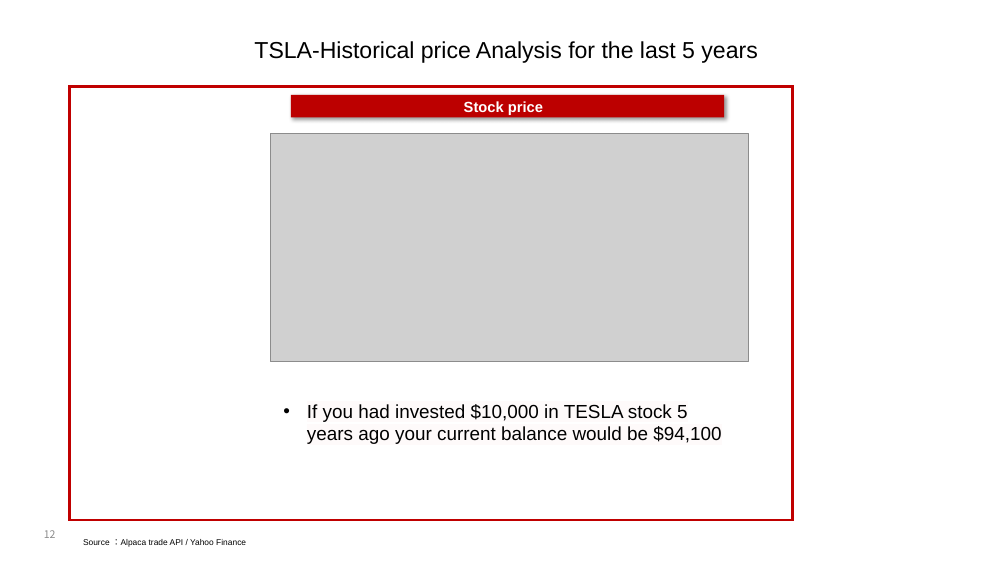
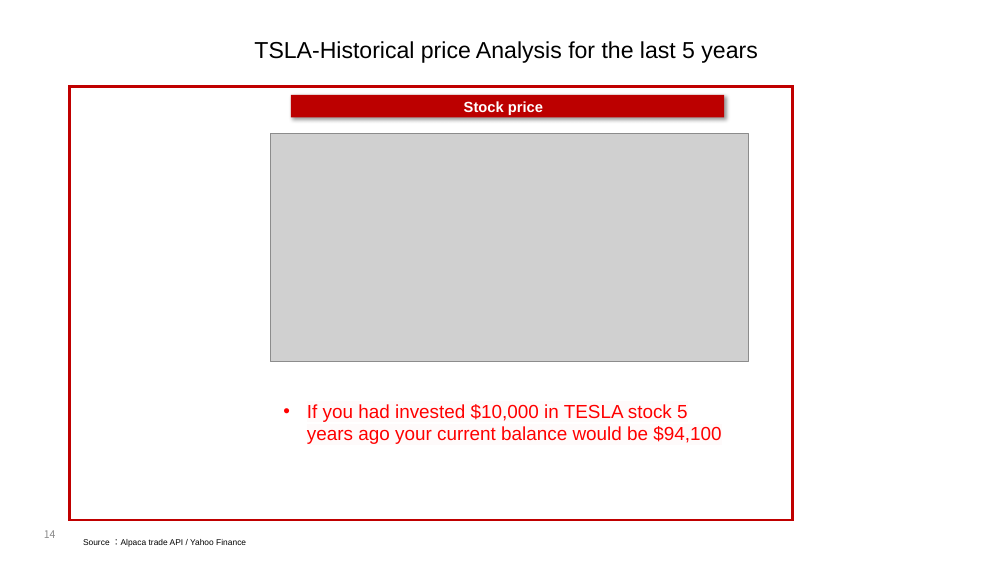
Before and after one commit to shonaqvi/Your-Next-Investment-, a slide deck: slide 14 of Slide_Template/TSLA deck.pptx (slide 12 before the commit). Drawn at 1008x567 pixels with LibreOffice and Linux fonts; fonts in the diff are those of the drawing; grey boxes stand for pictures; background and template pictures are left out. Boxes give left, top, right and bottom in pixels: in the first picture for what was removed or moved away, otherwise in the second. Text is boxed around its words. In the diff, an @@ line names an element or a change of style, - is before the commit and + after.

```diff
--- a/Slide_Template/TSLA deck.pptx
+++ b/Slide_Template/TSLA deck.pptx
@@ text "If you had invested $10,000 ..." at [307, 404, 721, 444]: text colour #000000 to #FF0000 @@
@@ page number at [44, 530, 56, 538]: text changed @@
-12
+14
```
Also in this commit, not shown: 9 other slides changed, 5 slides added, 2 slides removed, 4 other files.
